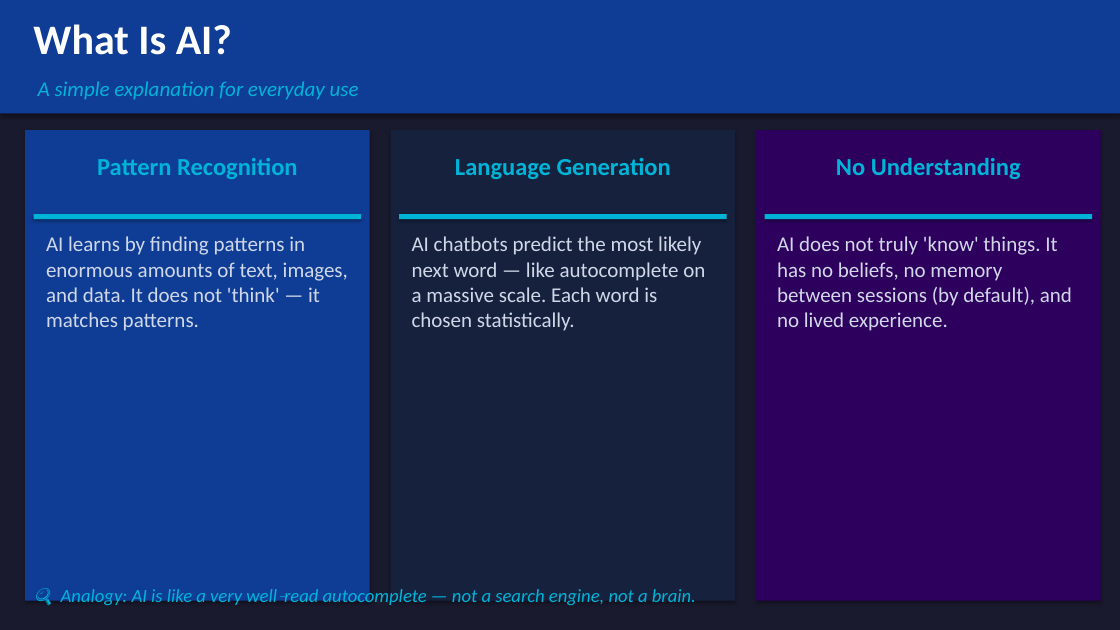
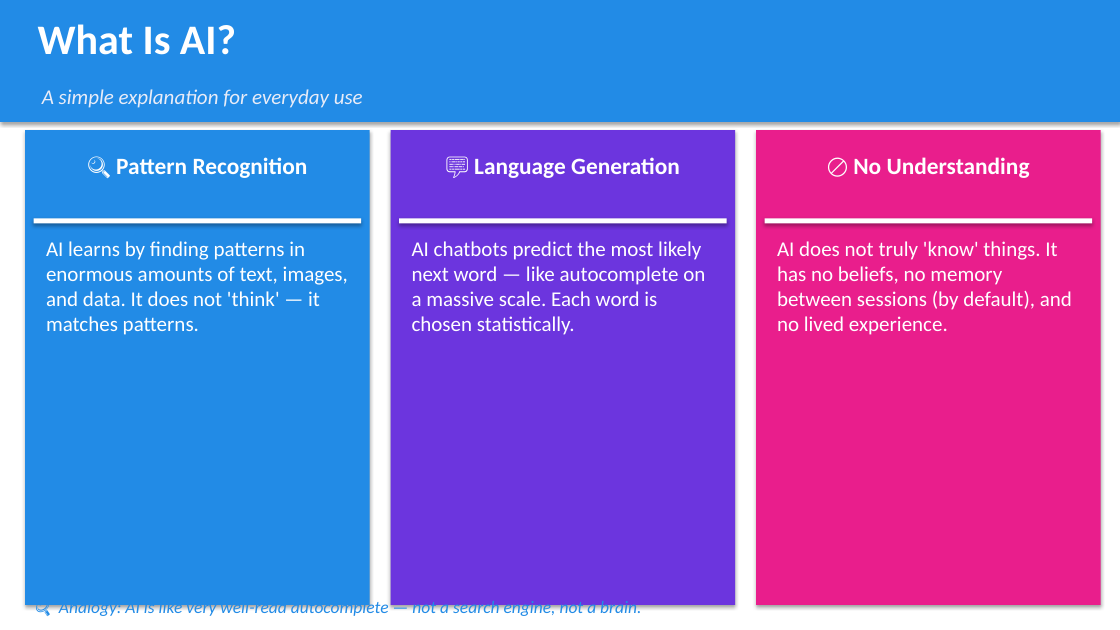
Before and after one commit to pegleg31/powerpoints, a slide deck: slide 6 of AI_Workshop_Presentation.pptx (slide 18 before the commit). Drawn at 1120x630 pixels with LibreOffice and Linux fonts; fonts in the diff are those of the drawing. Boxes give left, top, right and bottom in pixels: in the first picture for what was removed or moved away, otherwise in the second. Text is boxed around its words. In the diff, an @@ line names an element or a change of style, - is before the commit and + after.

```diff
--- a/AI_Workshop_Presentation.pptx
+++ b/AI_Workshop_Presentation.pptx
@@ background #1A1A2E to #FFFFFF @@
@@ rectangle at box(0, 0, 1120, 122): fill #0F3D96 to #228BE6 @@
@@ rectangle: place and size @@
-rectangle at box(0, 0, 1120, 113)
+rectangle at box(0, 0, 1120, 122)
@@ text "What Is AI?": place and size @@
-text "What Is AI?" at box(33, 24, 232, 55)
+text "What Is AI?" at box(38, 24, 236, 55)
@@ text "A simple explanation for everyday ...": place and size @@
-text "A simple explanation for everyday ..." at box(38, 81, 359, 100)
+text "A simple explanation for everyday ..." at box(42, 89, 363, 108)
@@ text "A simple explanation for everyday ..." at box(42, 89, 363, 108): text colour #00B4D8 to #E8ECF8 @@
@@ rectangle: place and size @@
-rectangle at box(25, 130, 370, 601)
+rectangle at box(25, 130, 370, 605)
@@ rectangle at box(25, 130, 370, 605): fill #0F3D96 to #228BE6 @@
@@ rectangle: place and size @@
-rectangle at box(391, 130, 735, 601)
+rectangle at box(391, 130, 735, 605)
@@ rectangle at box(391, 130, 735, 605): fill #16213E to #6C35DE @@
@@ rectangle: place and size @@
-rectangle at box(756, 130, 1101, 601)
+rectangle at box(756, 130, 1101, 605)
@@ rectangle at box(756, 130, 1101, 605): fill #2D005E to #E91E8C @@
@@ text at box(116, 157, 308, 178): text changed; size 21 to 20 pt; text colour #00B4D8 to #FFFFFF @@
-Pattern Recognition
+🔍 Pattern Recognition
@@ text at box(474, 157, 680, 178): text changed; size 21 to 20 pt; text colour #00B4D8 to #FFFFFF @@
-Language Generation
+💬 Language Generation
@@ text at box(853, 157, 1030, 178): text changed; size 21 to 20 pt; text colour #00B4D8 to #FFFFFF @@
-No Understanding
+🚫 No Understanding
@@ 3 rectangles: place and size @@
-3 rectangles at box(34, 214, 1092, 219)
+3 rectangles at box(34, 218, 1092, 223)
@@ fill #00B4D8 to #FFFFFF in 3 elements at box(34, 218, 361, 223), box(399, 218, 727, 223), box(765, 218, 1092, 223) @@
@@ text colour #D0D8E8 to #FFFFFF in 3 elements at box(46, 241, 348, 335), box(412, 241, 705, 335), box(777, 241, 1072, 335) @@
@@ text at box(59, 599, 641, 618): text changed; size 16 to 15 pt; text colour #00B4D8 to #228BE6 @@
-🔍 Analogy: AI is like a very well‑read autocomplete — not a search engine, not a brain.
+🔍 Analogy: AI is like very well-read autocomplete — not a search engine, not a brain.
```
Also in this commit, not shown: 43 other slides changed, 12 slides removed, 1 other file.
